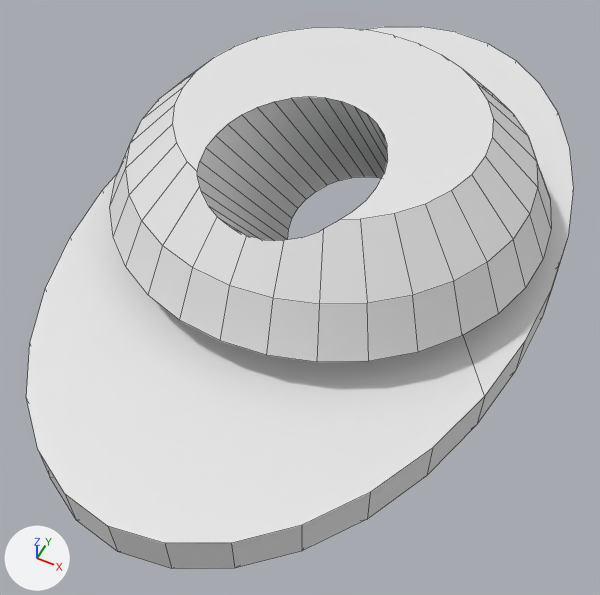
The Blender file gaskets/vor_antenna_grommet.blend: old version first, new version second.
Rendered twice from a 50 mm lens placed at (8.3, -18.7, 21.7), pointed at (0.2, -2.6, 1.5). Lighting does not change. The marker at lower left points along +X, +Y and +Z. Mesh edges are drawn as thin lines.
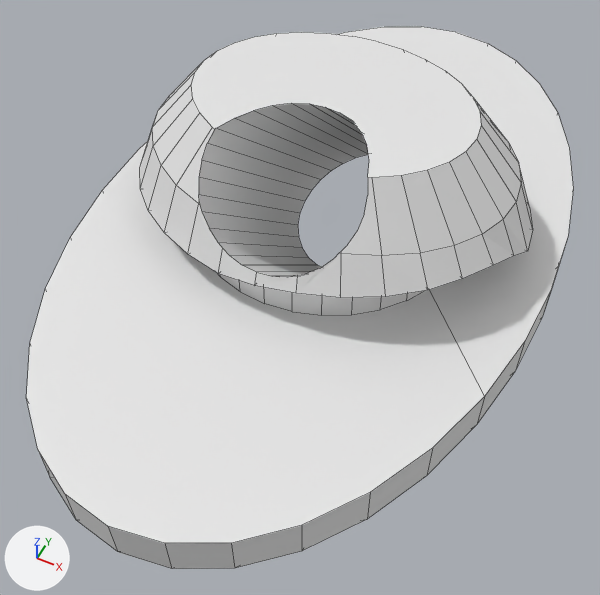
ob_cylinder_001 is not drawn itself; it is used by a modifier of ob_cylinder.
ob_cylinder_002 is not drawn itself; it is used by a modifier of ob_cylinder.
ob_cylinder_003 is not drawn itself; it is used by a modifier of ob_cylinder.

Pixel boxes (x1, y1, x2, y2) of what changed, in the pictures (600 x 595 px):
```json
{"object": "Cylinder", "change": "reshaped", "before": [26, 26, 573, 569], "after": [26, 26, 573, 569]}
{"part": 1, "of": "me_cylinder_002", "change": "built on", "before": [180, 214, 543, 362], "after": [218, 202, 527, 298]}
```

Scene script edits in JSON lines:
```json
{"block": "me_cylinder_002", "where": "# used by ob_cylinder_002; location = (0.0, 0.0, 7.0); scale = (7.0, 7.0, 1.5)"}
{"op": "remove", "block": "me_cylinder_002", "code": "me_cylinder_002.from_pydata(...)  # 96 vertices, 66 faces; spans x -1.0..1.0, y -1.0..1.0, z -2.0..0.0"}
{"op": "add", "block": "me_cylinder_002", "code": "me_cylinder_002.from_pydata(...)  # 99 vertices, 97 faces, 2 loose edges; spans x -0.98..1.0, y -1.0..1.0, z -2.0..0.0"}
{"block": "me_cylinder_002", "change": "me_cylinder_002 part 1"}
{"block": "me_cylinder_002", "change": "5 vertices are removed from x -0.98..0.92, y -0.56..0.56, z -2.0"}
{"block": "me_cylinder_002", "change": "8 faces are deleted"}
{"block": "me_cylinder_002", "change": "12 vertices move from x -1.0..0.98, y -1.0..1.0, z -2.0 to x -0.96..0.96, y -1.0..1.0, z -1.88..-1.52"}
{"block": "me_cylinder_002", "change": "8 vertices are added at x -0.96..1.0, y -0.56..0.56, z -2.0..-1.46"}
{"block": "me_cylinder_002", "change": "2 loose edges are added"}
{"block": "me_cylinder_002", "change": "39 new faces join them"}
{"op": "set", "path": "ob_cylinder_001.location", "old": "(0.0, 0.0, 3.5)", "new": "(0.0, 0.0, 2.915)"}
{"op": "set", "path": "ob_cylinder_001.scale", "old": "(5.5, 5.5, 2.5)", "new": "(4.5, 4.5, 2.0)"}
{"op": "set", "path": "ob_cylinder_002.location", "old": "(0.0, 0.0, 7.0)", "new": "(0.0, 0.0, 7.482)"}
{"op": "set", "path": "ob_cylinder_002.scale", "old": "(7.0, 7.0, 1.5)", "new": "(6.5, 5.0, 1.7)"}
{"op": "set", "path": "ob_cylinder_003.rotation_euler", "old": "(0.64, 0.0, 0.0)", "new": "(0.823, 0.0, 0.0)", "note": "degrees (37, 0, 0) -> degrees (47, 0, 0)"}
```
